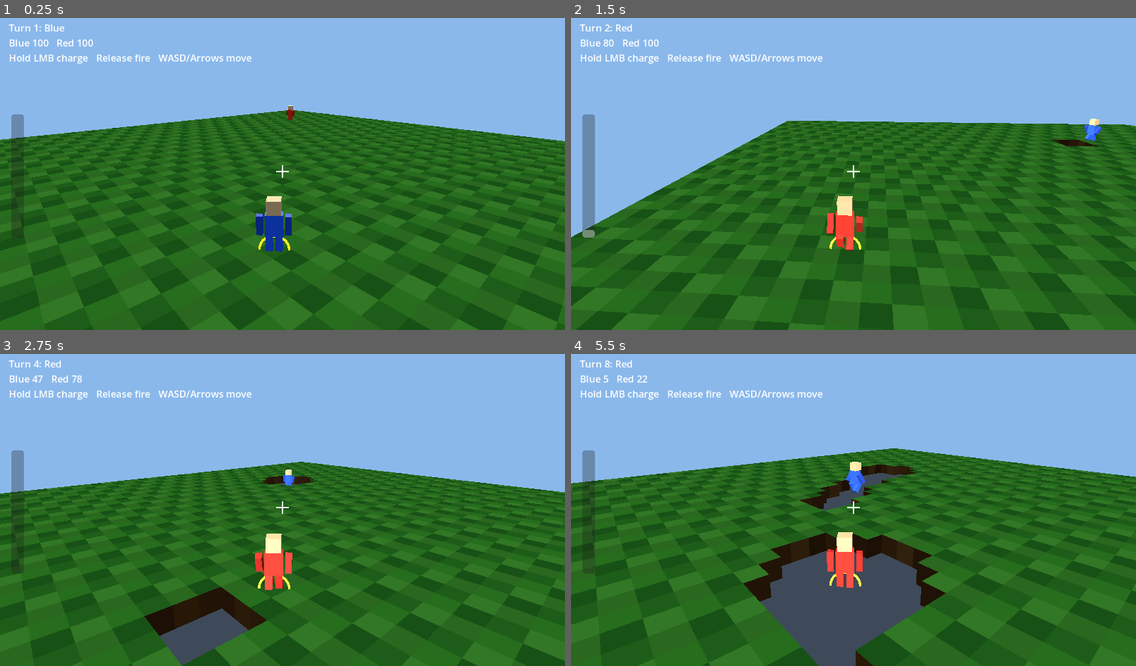
Above: before the commit, frames 1-4 (two rows, left to right).
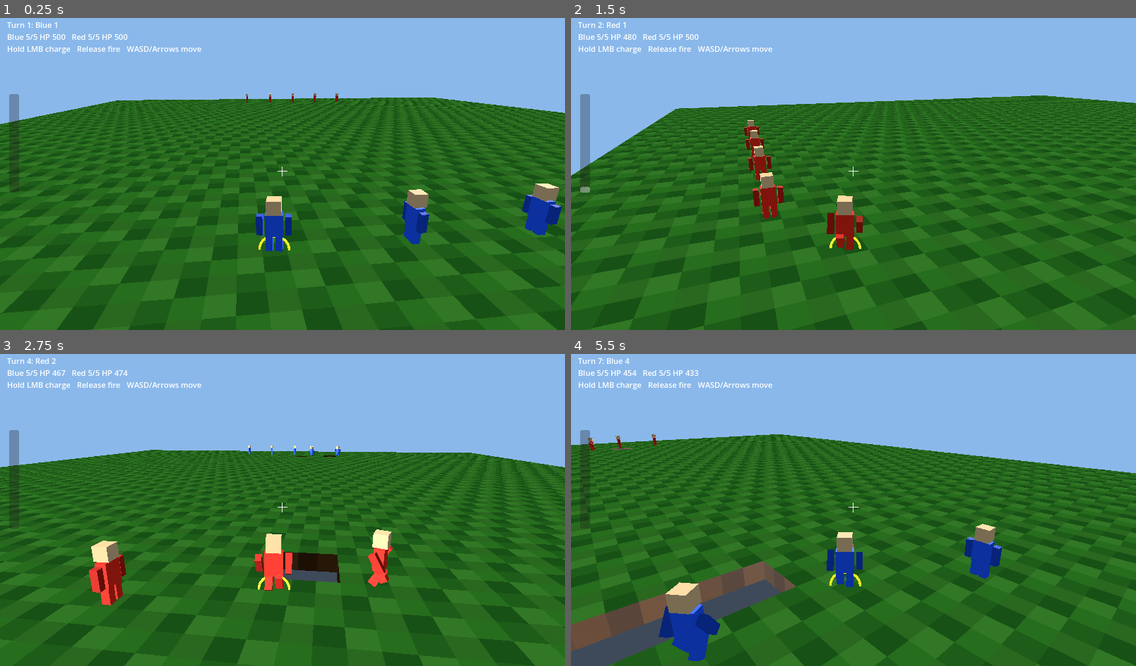
Above: after the commit, the same moments.

Repository: rtcoder/TerraBlast
Game: Godot game, scene res://scenes/debug/VoxelDebug.tscn
Same seed, same stepped clock (60 frames per second), same inputs: the game is played once before the commit and once after it.
Inputs (mouse positions are in pixels of both pictures, inside the frame that each line leads up to):
- Up to frame 1 (0.25 s): no input
- Up to frame 2 (1.5 s): tap Enter at 0.5 s; move the mouse to (881, 170) at 0.52 s; hold W from 0.53 s (still down); click (881, 170) at 0.67 s; tap Space at 0.77 s; move the mouse to (825, 174) at 1.27 s; click (825, 174) at 1.42 s
- Up to frame 3 (2.75 s): keep holding W; tap Space at 1.52 s; move the mouse to (293, 500) at 2.02 s; click (293, 500) at 2.17 s
- Up to frame 4 (5.5 s): keep holding W; move the mouse to (847, 513) at 2.77 s; click (847, 513) at 2.92 s; tap Space at 3.02, 3.77, 4.52 s; move the mouse to (893, 510) at 3.52 s; click (893, 510) at 3.67 s; move the mouse to (808, 503) at 4.27 s; click (808, 503) at 4.42 s; move the mouse to (859, 506) at 5.02 s; click (859, 506) at 5.17 s

The runs differ from the first frame. In frame 1, 25% of the frame differs, in the area x 0-100%, y 1-100%; in frame 2, 28%; in frame 3, 28%; in frame 4, 36%.

Commit message:
Improve debug artillery match flow

Diff:
--- a/game/project.godot
+++ b/game/project.godot
@@ -25,5 +25,5 @@
 
 [display]
 
-window/size/viewport_width=1280
-window/size/viewport_height=720
+window/size/viewport_width=1600
+window/size/viewport_height=900
--- a/game/scripts/client/debug/voxel_debug.gd
+++ b/game/scripts/client/debug/voxel_debug.gd
@@ -13,6 +13,8 @@
 
 var orbit_yaw := -0.7
 var camera_pitch := -0.32
+var min_camera_pitch := -1.05
+var max_camera_pitch := 0.45
 var camera_distance := 11.0
 var camera_height := 3.4
 var camera_side_offset := 0.8
@@ -33,6 +35,7 @@
 var max_charge_time := 1.4
 var min_projectile_speed := 10.0
 var max_projectile_speed := 88.0
+var aim_fallback_distance := 80.0
 
 func _ready() -> void:
 	Input.set_mouse_mode(Input.MOUSE_MODE_CAPTURED)
@@ -66,7 +69,7 @@
 
 	if event is InputEventMouseMotion and mouse_look_enabled:
 		orbit_yaw -= event.relative.x * 0.006
-		camera_pitch = clampf(camera_pitch - event.relative.y * 0.004, -0.62, 0.08)
+		camera_pitch = clampf(camera_pitch - event.relative.y * 0.004, min_camera_pitch, max_camera_pitch)
 		_update_camera_transform()
 
 	if event is InputEventKey and event.pressed and not event.echo:
@@ -117,23 +120,36 @@
 	if projectile_in_flight or turn_controller.has_winner():
 		return
 
-	var origin := camera.project_ray_origin(screen_position)
-	var direction := camera.project_ray_normal(screen_position)
-	if direction.length_squared() <= 0.001:
-		return
-
-	var active_player: Variant = turn_controller.get_active_player()
+	var active_player: Variant = turn_controller.get_active_player()
+	var muzzle_position: Vector3 = active_player.position + Vector3.UP * 1.3
+	var aim_point := _get_crosshair_world_point(screen_position)
+	var aim_direction := aim_point - muzzle_position
+	if aim_direction.length_squared() <= 0.001:
+		return
+
 	var command: RefCounted = PlayerActionCommand.new()
 	command.player_id = active_player.player_id
 	command.turn_id = turn_controller.turn_id
 	command.weapon_id = 1
-	command.aim_direction = direction.normalized()
+	command.aim_direction = aim_direction.normalized()
 	command.shot_power = shot_power
 	var validation: Dictionary = turn_controller.validate_action(command)
 	if not validation.ok:
 		return
 
-	_spawn_projectile(active_player.position + Vector3.UP * 1.3, command.aim_direction, command.shot_power)
+	_spawn_projectile(muzzle_position, command.aim_direction, command.shot_power)
+
+func _get_crosshair_world_point(screen_position: Vector2) -> Vector3:
+	var origin := camera.project_ray_origin(screen_position)
+	var direction := camera.project_ray_normal(screen_position)
+	if direction.length_squared() <= 0.001:
+		return origin
+
+	var normalized_direction := direction.normalized()
+	var aimed_voxel: Vector3i = voxel_world.get_first_solid_on_ray(origin, normalized_direction)
+	if aimed_voxel.x >= 0:
+		return Vector3(aimed_voxel) + Vector3(0.5, 0.5, 0.5)
+	return origin + normalized_direction * aim_fallback_distance
 
 func _spawn_projectile(from_position: Vector3, aim_direction: Vector3, shot_power: float = 1.0) -> void:
 	projectile_in_flight = true
@@ -176,17 +192,26 @@
 
 func _setup_players() -> void:
 	players = [
-		_create_player("p1", "Blue", Vector2i(10, 10), Color(0.15, 0.36, 1.0)),
-		_create_player("p2", "Red", Vector2i(37, 37), Color(1.0, 0.18, 0.12)),
+		_create_player("blue_1", "Blue 1", 1, Vector2i(12, 36), Color(0.15, 0.36, 1.0)),
+		_create_player("red_1", "Red 1", 2, Vector2i(83, 36), Color(1.0, 0.18, 0.12)),
+		_create_player("blue_2", "Blue 2", 1, Vector2i(12, 42), Color(0.15, 0.36, 1.0)),
+		_create_player("red_2", "Red 2", 2, Vector2i(83, 42), Color(1.0, 0.18, 0.12)),
+		_create_player("blue_3", "Blue 3", 1, Vector2i(12, 48), Color(0.15, 0.36, 1.0)),
+		_create_player("red_3", "Red 3", 2, Vector2i(83, 48), Color(1.0, 0.18, 0.12)),
+		_create_player("blue_4", "Blue 4", 1, Vector2i(12, 54), Color(0.15, 0.36, 1.0)),
+		_create_player("red_4", "Red 4", 2, Vector2i(83, 54), Color(1.0, 0.18, 0.12)),
+		_create_player("blue_5", "Blue 5", 1, Vector2i(12, 60), Color(0.15, 0.36, 1.0)),
+		_create_player("red_5", "Red 5", 2, Vector2i(83, 60), Color(1.0, 0.18, 0.12)),
 	]
 	turn_controller = TurnController.new(players)
 	_face_camera_toward_enemy()
 	_update_player_nodes()
 
-func _create_player(player_id: String, display_name: String, spawn_xz: Vector2i, color: Color) -> RefCounted:
+func _create_player(player_id: String, display_name: String, team_id: int, spawn_xz: Vector2i, color: Color) -> RefCounted:
 	var player: RefCounted = PlayerState.new()
 	player.player_id = player_id
 	player.display_name = display_name
+	player.team_id = team_id
 	player.position = voxel_world.get_surface_world_position(spawn_xz.x, spawn_xz.y)
 	player.health = 100
 	player.is_alive = true
@@ -278,13 +303,33 @@
 	var active_player: Variant = turn_controller.get_active_player()
 	var status := ""
 	if turn_controller.has_winner():
-		var living: Array = turn_controller.get_living_players()
-		status = "Winner: %s" % living[0].display_name if living.size() == 1 else "Draw"
+		status = _winner_status_text()
 	elif active_player != null:
 		status = "Turn %d: %s" % [turn_controller.turn_id + 1, active_player.display_name]
-	status += "\nBlue %d   Red %d" % [players[0].health, players[1].health]
+	status += "\n%s   %s" % [_team_status_text(1, "Blue"), _team_status_text(2, "Red")]
 	status += "\nHold LMB charge   Release fire   WASD/Arrows move"
 	hud_label.text = status
+
+func _team_status_text(team_id: int, label: String) -> String:
+	var living_count := 0
+	var total_health := 0
+	for player: Variant in players:
+		if player.team_id != team_id:
+			continue
+		if player.is_alive:
+			living_count += 1
+		total_health += player.health
+	return "%s %d/5 HP %d" % [label, living_count, total_health]
+
+func _winner_status_text() -> String:
+	var living_teams := {}
+	for player: Variant in players:
+		if player.is_alive:
+			living_teams[player.team_id] = true
+	if living_teams.size() != 1:
+		return "Draw"
+	var team_id: int = living_teams.keys()[0]
+	return "Winner: Blue" if team_id == 1 else "Winner: Red"
 
 func _update_active_player_movement(delta: float) -> void:
 	if turn_controller == null or projectile_in_flight or turn_controller.has_winner():
@@ -359,7 +404,7 @@
 	var target := Vector3.ZERO
 	var target_count := 0
 	for player: Variant in players:
-		if player.player_id != active_player.player_id and player.is_alive:
+		if player.team_id != active_player.team_id and player.is_alive:
 			target += player.position
 			target_count += 1
 
--- a/game/scripts/client/rendering/voxel_world_node.gd
+++ b/game/scripts/client/rendering/voxel_world_node.gd
@@ -7,7 +7,7 @@
 const VoxelWorldData := preload("res://scripts/core/voxels/voxel_world_data.gd")
 const VoxelChunkMeshBuilder := preload("res://scripts/client/rendering/voxel_chunk_mesh_builder.gd")
 
-@export var world_size := Vector3i(48, 24, 48)
+@export var world_size := Vector3i(96, 24, 96)
 @export var chunk_size := 16
 @export var flat_floor_height := 3
 
--- a/game/scripts/core/turns/turn_controller.gd
+++ b/game/scripts/core/turns/turn_controller.gd
@@ -41,7 +41,22 @@
 	return living
 
 func has_winner() -> bool:
+	if _is_team_match():
+		return _get_living_team_ids().size() <= 1
 	return get_living_players().size() <= 1
+
+func _is_team_match() -> bool:
+	for player: Variant in players:
+		if player.team_id != 0:
+			return true
+	return false
+
+func _get_living_team_ids() -> Dictionary:
+	var team_ids := {}
+	for player: Variant in players:
+		if player.is_alive:
+			team_ids[player.team_id] = true
+	return team_ids
 
 func _find_next_alive_index(from_index: int) -> int:
 	if players.is_empty():
--- a/game/tests/integration/debug_scene_smoke.gd
+++ b/game/tests/integration/debug_scene_smoke.gd
@@ -39,6 +39,28 @@
 			return
 
 	var voxel_world: Node = instance.get_node("VoxelWorld")
+	if voxel_world.world_size != Vector3i(96, 24, 96):
+		push_error("Debug arena should use the larger 96x24x96 map")
+		quit(1)
+		return
+
+	if instance.players.size() != 10:
+		push_error("Debug match should spawn 10 players")
+		quit(1)
+		return
+
+	var blue_count := 0
+	var red_count := 0
+	for player: Variant in instance.players:
+		if player.team_id == 1:
+			blue_count += 1
+		elif player.team_id == 2:
+			red_count += 1
+	if blue_count != 5 or red_count != 5:
+		push_error("Debug match should spawn 5 players per team")
+		quit(1)
+		return
+
 	var mesh_chunk_count := 0
 	for child: Node in voxel_world.get_children():
 		if child is MeshInstance3D and child.mesh != null and child.mesh.get_surface_count() > 0:
@@ -145,8 +167,45 @@
 		push_error("Mouse motion input did not rotate camera yaw")
 		quit(1)
 		return
+	instance.camera_pitch = 0.0
+	var look_up_motion := InputEventMouseMotion.new()
+	look_up_motion.relative = Vector2(0.0, 1000.0)
+	instance._input(look_up_motion)
+	if instance.camera_pitch > instance.min_camera_pitch + 0.01:
+		push_error("Camera pitch should clamp to the expanded upward aiming range")
+		quit(1)
+		return
+	var look_down_motion := InputEventMouseMotion.new()
+	look_down_motion.relative = Vector2(0.0, -1000.0)
+	instance._input(look_down_motion)
+	if instance.camera_pitch < instance.max_camera_pitch - 0.01:
+		push_error("Camera pitch should clamp to the expanded downward aiming range")
+		quit(1)
+		return
 
 	instance.projectile_in_flight = false
+	instance.orbit_yaw = 0.4
+	instance.camera_pitch = -0.12
+	instance._update_camera_transform()
+	var viewport_center := root.get_visible_rect().size * 0.5
+	var ray_origin: Vector3 = camera.project_ray_origin(viewport_center)
+	var ray_direction: Vector3 = camera.project_ray_normal(viewport_center)
+	var aimed_voxel: Vector3i = voxel_world.get_first_solid_on_ray(ray_origin, ray_direction)
+	var crosshair_world_point := Vector3(aimed_voxel) + Vector3(0.5, 0.5, 0.5)
+	if aimed_voxel.x < 0:
+		crosshair_world_point = ray_origin + ray_direction * instance.aim_fallback_distance
+	var muzzle_position: Vector3 = active_player.position + Vector3.UP * 1.3
+	instance._fire_at_screen_center(4.0)
+	var aimed_projectile: Node = instance.get_child(instance.get_child_count() - 1)
+	var expected_aim_direction := (crosshair_world_point - muzzle_position).normalized()
+	var actual_aim_direction: Vector3 = aimed_projectile.velocity.normalized()
+	if actual_aim_direction.dot(expected_aim_direction) < 0.999:
+		push_error("Projectile should travel from muzzle to the crosshair world point")
+		quit(1)
+		return
+	aimed_projectile.queue_free()
+	instance.projectile_in_flight = false
+
 	instance._spawn_projectile(active_player.position + Vector3.UP * 1.3, Vector3.FORWARD, 4.0)
 	var forward_projectile: Node = instance.get_child(instance.get_child_count() - 1)
 	if absf(forward_projectile.velocity.y) > 0.01:
Not shown, changed: CODEX.md
